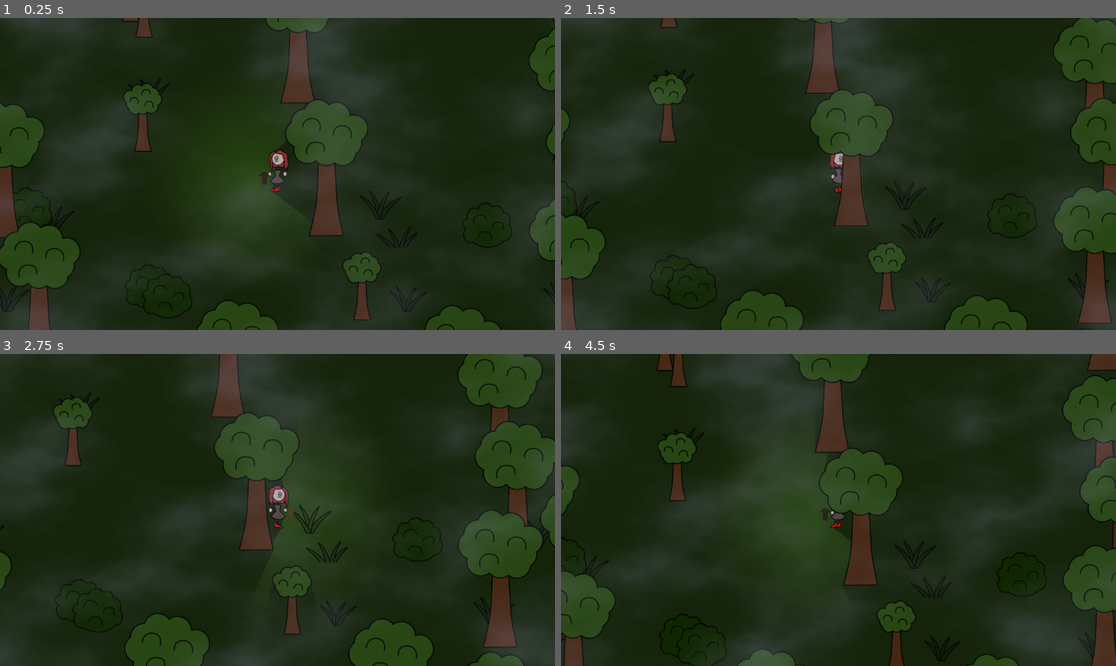
Above: before the commit, frames 1-4 (two rows, left to right).
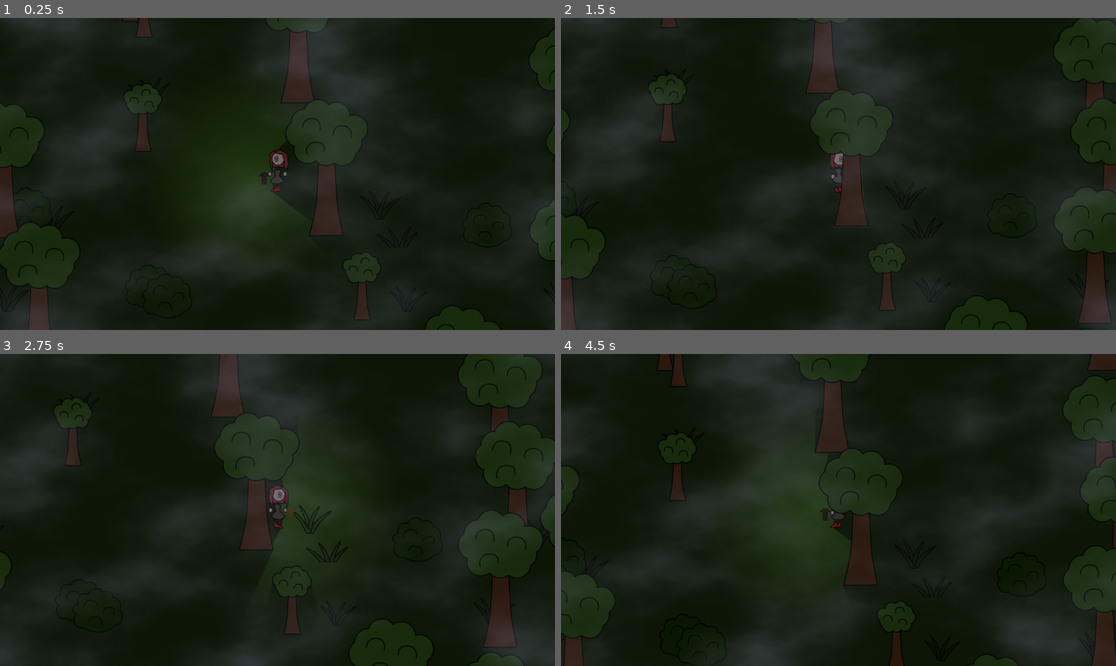
Above: after the commit, the same moments.

Repository: Jerrylikesgreen/-la-Santa-Compa-a
Game: Godot game, scene res://Scenes/forest.tscn
The game is run twice, just before and just after one commit, with the same random seed, the same clock (stepped at 60 frames per second) and the same inputs. Before the commit the project has no main scene; this scene is started directly in both runs.
Inputs (mouse positions are in pixels of both pictures, inside the frame that each line leads up to):
- Up to frame 1 (0.25 s): no input
- Up to frame 2 (1.5 s): move the mouse to (960, 158) at 0.52 s; hold D (Right) 0.53-1.28 s; click (960, 158) at 0.6 s; move the mouse to (727, 189) at 1.27 s; hold S (Down) from 1.28 s (still down); click (727, 189) at 1.35 s
- Up to frame 3 (2.75 s): move the mouse to (333, 441) at 2.02 s; release S (Down) at 2.03 s; hold D (Right) from 2.03 s (still down); click (333, 441) at 2.1 s
- Up to frame 4 (4.5 s): move the mouse to (810, 572) at 2.77 s; release D (Right) at 2.78 s; hold W (Up) 2.78-3.53 s; click (810, 572) at 2.85 s; move the mouse to (1005, 556) at 3.52 s; hold A (Left) from 3.53 s (still down); click (1005, 556) at 3.6 s; move the mouse to (672, 463) at 4.27 s; click (672, 463) at 4.35 s

The runs differ from the first frame. In frame 1, 11% of the frame differs, in the area x 0-100%, y 0-100%; in frame 2, 13%; in frame 3, 15%; in frame 4, 13%.

Commit message:
Refactor forest chunk scripts to use env_chunk.gd
Removed individual forest_chunk_X.gd scripts and updated all forest chunk scenes to use the shared env_chunk.gd script. Set the 'ui' property directly in each scene. Also updated the forest scene lighting and fixed autoload path casing for Signals in project.godot.

Diff:
--- a/Scenes/EnvChucks/forest_chunk_1.tscn
+++ b/Scenes/EnvChucks/forest_chunk_1.tscn
@@ -1,7 +1,7 @@
 [gd_scene load_steps=7 format=3 uid="uid://blyajoonq3fcc"]
 
 [ext_resource type="PackedScene" uid="uid://but60y80xv8di" path="res://Scenes/EnvObjects/tree_large.tscn" id="1_2v1kp"]
-[ext_resource type="Script" uid="uid://dr4j7wca8y4r3" path="res://Scripts/forest_chunk_1.gd" id="1_gy8na"]
+[ext_resource type="Script" uid="uid://c64cy5w21m3r" path="res://Scripts/env_chunk.gd" id="1_gy8na"]
 [ext_resource type="PackedScene" uid="uid://d3yws4mqhe6ru" path="res://Scenes/EnvObjects/tree_small.tscn" id="2_kgydt"]
 [ext_resource type="PackedScene" uid="uid://dxsrwakxllvjb" path="res://Scenes/EnvObjects/bush.tscn" id="3_wfe5x"]
 [ext_resource type="PackedScene" uid="uid://c18uy5f2nsmyl" path="res://Scenes/activador_dialogo.tscn" id="5_0j8vk"]
@@ -9,6 +9,7 @@
 
 [node name="ForestChunk1" type="Node2D"]
 script = ExtResource("1_gy8na")
+ui = 1
 metadata/_custom_type_script = "uid://c64cy5w21m3r"
 
 [node name="LargeTrees" type="Node2D" parent="."]
--- a/Scenes/EnvChucks/forest_chunk_2.tscn
+++ b/Scenes/EnvChucks/forest_chunk_2.tscn
@@ -1,18 +1,16 @@
 [gd_scene load_steps=5 format=3 uid="uid://dewjwph3mmxm4"]
 
 [ext_resource type="PackedScene" uid="uid://but60y80xv8di" path="res://Scenes/EnvObjects/tree_large.tscn" id="1_qbrk2"]
-[ext_resource type="Script" uid="uid://caodoonxbfbi" path="res://Scripts/forest_chunk_2.gd" id="1_wq3p0"]
+[ext_resource type="Script" uid="uid://c64cy5w21m3r" path="res://Scripts/env_chunk.gd" id="1_wq3p0"]
 [ext_resource type="PackedScene" uid="uid://d3yws4mqhe6ru" path="res://Scenes/EnvObjects/tree_small.tscn" id="2_27ct2"]
 [ext_resource type="PackedScene" uid="uid://dxsrwakxllvjb" path="res://Scenes/EnvObjects/bush.tscn" id="3_wq3p0"]
 
 [node name="ForestChunk2" type="Node2D"]
 script = ExtResource("1_wq3p0")
+ui = 2
 metadata/_custom_type_script = "uid://c64cy5w21m3r"
 
 [node name="LargeTrees" type="Node2D" parent="."]
-
-[node name="TreeLarge" parent="LargeTrees" instance=ExtResource("1_qbrk2")]
-position = Vector2(572, 306)
 
 [node name="TreeLarge2" parent="LargeTrees" instance=ExtResource("1_qbrk2")]
 position = Vector2(161, 144)
--- a/Scenes/EnvChucks/forest_chunk_3.tscn
+++ b/Scenes/EnvChucks/forest_chunk_3.tscn
@@ -1,12 +1,13 @@
 [gd_scene load_steps=5 format=3 uid="uid://w70ymdbq7cab"]
 
-[ext_resource type="Script" uid="uid://bccfjukj6wi5b" path="res://Scripts/forest_chunk_3.gd" id="1_smyps"]
+[ext_resource type="Script" uid="uid://c64cy5w21m3r" path="res://Scripts/env_chunk.gd" id="1_smyps"]
 [ext_resource type="PackedScene" uid="uid://but60y80xv8di" path="res://Scenes/EnvObjects/tree_large.tscn" id="1_t1cag"]
 [ext_resource type="PackedScene" uid="uid://d3yws4mqhe6ru" path="res://Scenes/EnvObjects/tree_small.tscn" id="2_smyps"]
 [ext_resource type="PackedScene" uid="uid://dxsrwakxllvjb" path="res://Scenes/EnvObjects/bush.tscn" id="3_lmade"]
 
 [node name="ForestChunk3" type="Node2D"]
 script = ExtResource("1_smyps")
+ui = 3
 metadata/_custom_type_script = "uid://c64cy5w21m3r"
 
 [node name="LargeTrees" type="Node2D" parent="."]
--- a/Scenes/EnvChucks/forest_chunk_4.tscn
+++ b/Scenes/EnvChucks/forest_chunk_4.tscn
@@ -1,12 +1,13 @@
 [gd_scene load_steps=5 format=3 uid="uid://cohjitxf6sq3u"]
 
-[ext_resource type="Script" uid="uid://kmfv3yl6g23" path="res://Scripts/forest_chunk_4.gd" id="1_200iw"]
+[ext_resource type="Script" uid="uid://c64cy5w21m3r" path="res://Scripts/env_chunk.gd" id="1_603ab"]
 [ext_resource type="PackedScene" uid="uid://but60y80xv8di" path="res://Scenes/EnvObjects/tree_large.tscn" id="2_603ab"]
 [ext_resource type="PackedScene" uid="uid://d3yws4mqhe6ru" path="res://Scenes/EnvObjects/tree_small.tscn" id="3_tgtug"]
 [ext_resource type="PackedScene" uid="uid://dxsrwakxllvjb" path="res://Scenes/EnvObjects/bush.tscn" id="4_ysrin"]
 
 [node name="ForestChunk4" type="Node2D"]
-script = ExtResource("1_200iw")
+script = ExtResource("1_603ab")
+ui = 4
 metadata/_custom_type_script = "uid://c64cy5w21m3r"
 
 [node name="LargeTrees" type="Node2D" parent="."]
--- a/Scenes/EnvChucks/forest_chunk_5.tscn
+++ b/Scenes/EnvChucks/forest_chunk_5.tscn
@@ -1,11 +1,12 @@
 [gd_scene load_steps=4 format=3 uid="uid://ci0lkhxovvxym"]
 
-[ext_resource type="Script" uid="uid://cunvs3xwk43mh" path="res://Scripts/forest_chunk_5.gd" id="1_wror6"]
+[ext_resource type="Script" uid="uid://c64cy5w21m3r" path="res://Scripts/env_chunk.gd" id="1_8kvk5"]
 [ext_resource type="PackedScene" uid="uid://d3yws4mqhe6ru" path="res://Scenes/EnvObjects/tree_small.tscn" id="2_ecsbr"]
 [ext_resource type="PackedScene" uid="uid://dxsrwakxllvjb" path="res://Scenes/EnvObjects/bush.tscn" id="3_8kvk5"]
 
 [node name="ForestChunk5" type="Node2D"]
-script = ExtResource("1_wror6")
+script = ExtResource("1_8kvk5")
+ui = 5
 metadata/_custom_type_script = "uid://c64cy5w21m3r"
 
 [node name="LargeTrees" type="Node2D" parent="."]
--- a/Scenes/forest.tscn
+++ b/Scenes/forest.tscn
@@ -45,7 +45,7 @@
 spawn_radius = 3
 
 [node name="WorldLight" type="DirectionalLight2D" parent="."]
-color = Color(0.1254902, 0.1254902, 0.1254902, 1)
+color = Color(0.47788018, 0.47788018, 0.47788, 1)
 blend_mode = 1
 shadow_filter = 2
 shadow_filter_smooth = 1.5
--- a/Scripts/env_chunk.gd
+++ b/Scripts/env_chunk.gd
@@ -4,7 +4,7 @@
 # Stores events triggerd inside its own scene.  Key = Chunk id Value = Event Id
 var events_trigered: Dictionary[int, int]
 # Left unassigned for subclass assignment.
-var ui: int
+@export var ui: int
 
 func _ready() -> void:
 	Signals.event_triggered.connect(_on_event_triggered)
--- a/Scripts/forest_chunk_1.gd
+++ /dev/null
@@ -1,5 +0,0 @@
-class_name ForestChunk1 extends ForestEnvChunk
-
-func _ready() -> void:
-	Signals.event_triggered.connect(_on_event_triggered)
-	ui = 1
--- a/Scripts/forest_chunk_2.gd
+++ /dev/null
@@ -1,5 +0,0 @@
-class_name ForestChunk2 extends ForestEnvChunk
-
-func _ready() -> void:
-	Signals.event_triggered.connect(_on_event_triggered)
-	ui = 2
--- a/Scripts/forest_chunk_3.gd
+++ /dev/null
@@ -1,5 +0,0 @@
-class_name ForestChunk3 extends ForestEnvChunk
-
-func _ready() -> void:
-	Signals.event_triggered.connect(_on_event_triggered)
-	ui = 3
--- a/Scripts/forest_chunk_4.gd
+++ /dev/null
@@ -1,5 +0,0 @@
-class_name ForestChunk4 extends ForestEnvChunk
-
-func _ready() -> void:
-	Signals.event_triggered.connect(_on_event_triggered)
-	ui = 4
--- a/Scripts/forest_chunk_5.gd
+++ /dev/null
@@ -1 +0,0 @@
-extends ForestEnvChunk
--- a/project.godot
+++ b/project.godot
@@ -12,6 +12,7 @@
 
 config/name="la Santa Compaña"
 config/version="0.01"
+run/main_scene="uid://byqulbln575fs"
 config/features=PackedStringArray("4.5", "Forward Plus")
 config/icon="uid://dn3scpw51q8ah"
 
@@ -22,7 +23,7 @@
 [autoload]
 
 CD="*res://Scripts/Autoloads/CommonData.gd"
-Signals="*res://Scripts/Autoloads/signals.gd"
+Signals="*res://Scripts/Autoloads/Signals.gd"
 
 [file_customization]
 
Not shown, removed: Scripts/forest_chunk_1.gd.uid
Not shown, removed: Scripts/forest_chunk_2.gd.uid
Not shown, removed: Scripts/forest_chunk_3.gd.uid
Not shown, removed: Scripts/forest_chunk_4.gd.uid
Not shown, removed: Scripts/forest_chunk_5.gd.uid
